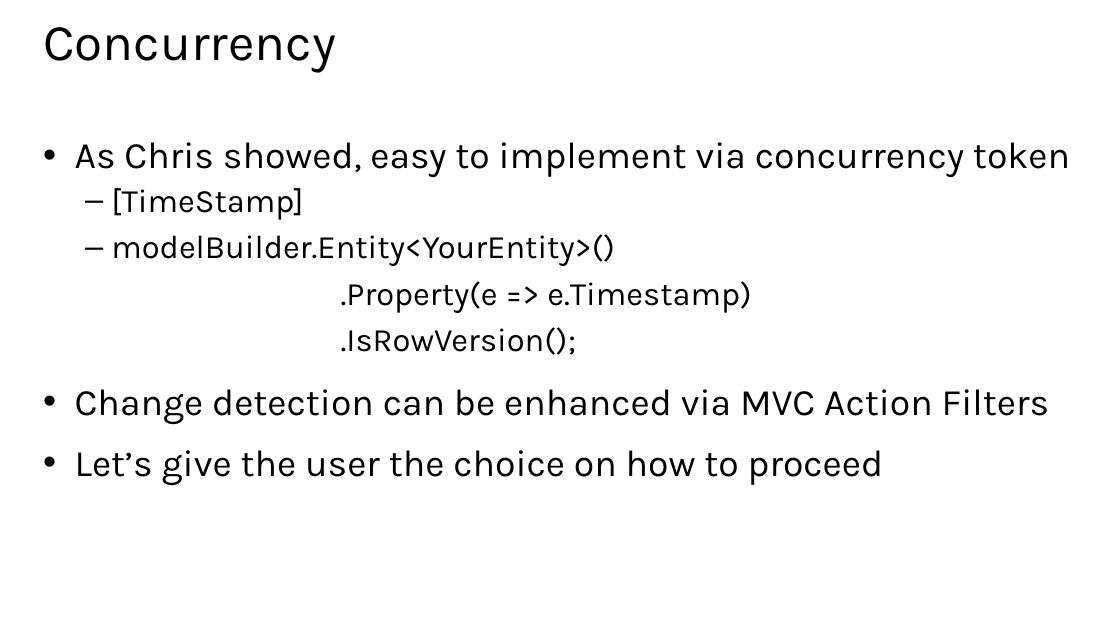
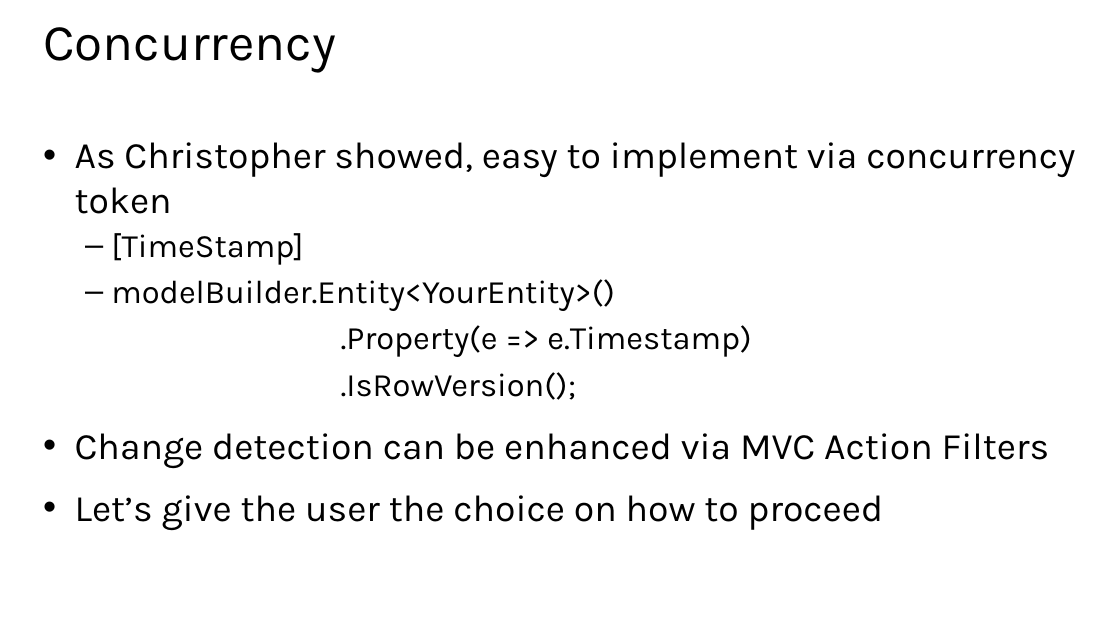
Before and after one commit to xuemiantao/EntityFramework, a slide deck: slide 8 of Slides/06 - Integrating Extra Features and Looking Forward.pptx. Drawn at 1120x630 pixels with LibreOffice and Linux fonts; fonts in the diff are those of the drawing. Boxes give left, top, right and bottom in pixels: in the first picture for what was removed or moved away, otherwise in the second. Text is boxed around its words. In the diff, an @@ line names an element or a change of style, - is before the commit and + after.

```diff
--- a/Slides/06 - Integrating Extra Features and Looking Forward.pptx
+++ b/Slides/06 - Integrating Extra Features and Looking Forward.pptx
@@ text at [75,142,1075,214]: text changed @@
-• As Chris showed, easy to implement via concurrency token
+• As Christopher showed, easy to implement via concurrency token
```
Also in this commit, not shown: 3 other slides changed, 2 other files.
